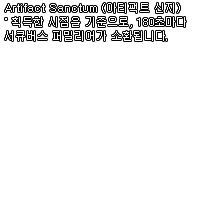
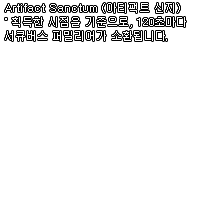
The second 200px x 200px image is a revision of the first. Changes to its layers:
renamed "Artifact Sanctum (아티팩트 신지) ˚ 획득한 시점을 기준으로, 180초마다 서큐버스 퍼밀리어가 소환" to "Artifact Sanctum (아티팩트 신지) ˚ 획득한 시점을 기준으로, 120초마다 서큐버스 퍼밀리어가 소환", painted on it over bbox(142, 20, 149, 27)
